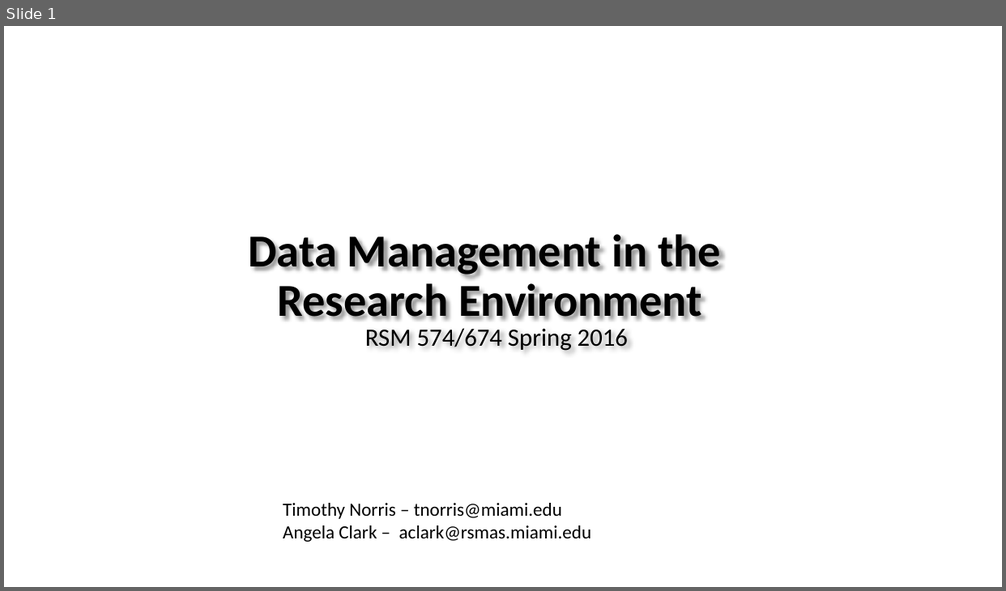
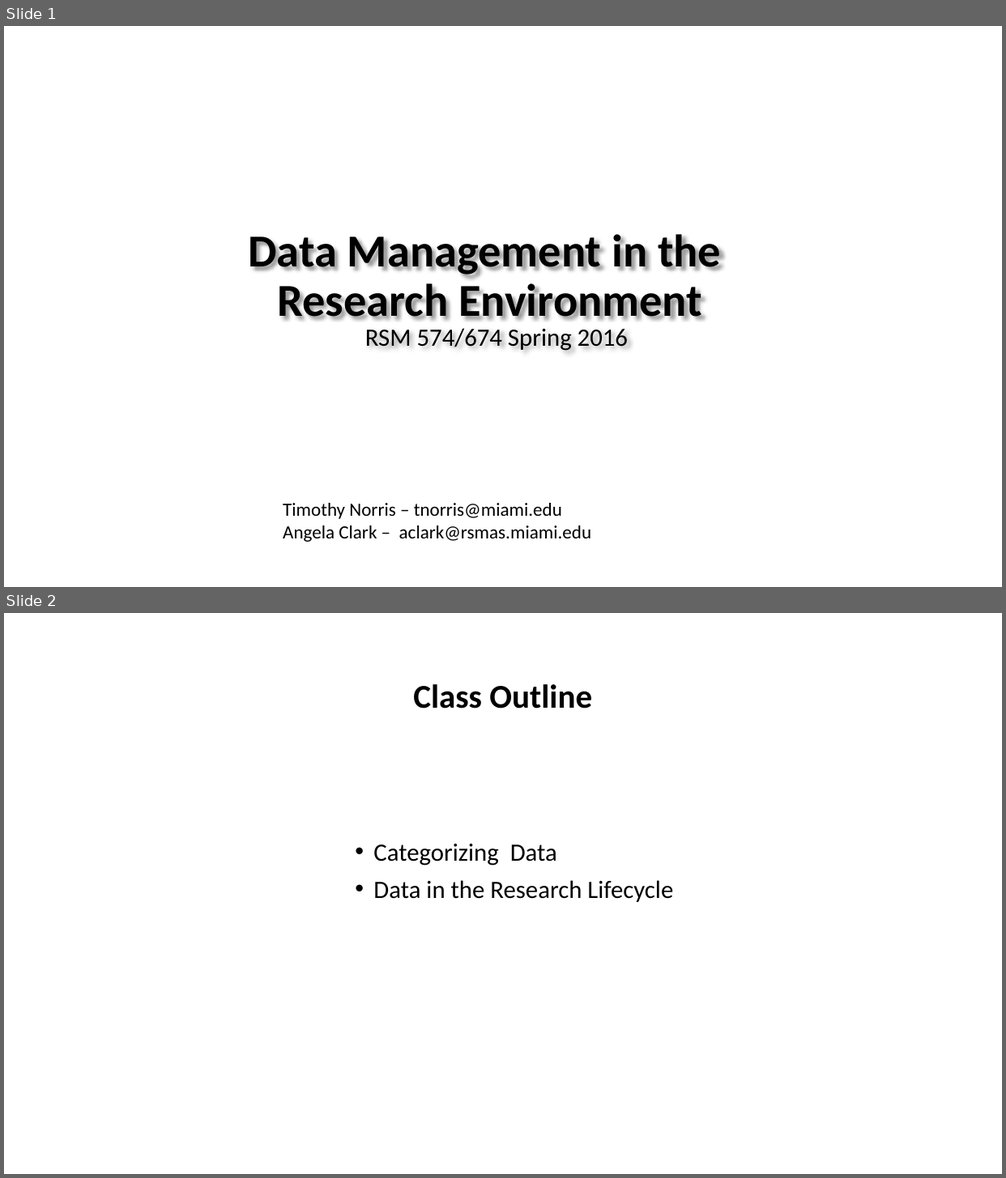
Before and after one commit to tibbben/teaching.data.literacy, a slide deck: UM_DataManagementClass/Lessons/03/03_firstMeeting.pptx. Shown one above the other, each under a label of ours: slide 1 before the commit, slides 1 and 2 after it. The pictures are 1006x591 and 1006x1178 pixels, drawn with LibreOffice and Linux fonts; fonts in the diff are those of the drawing; background and template pictures are left out. Boxes give left, top, right and bottom in pixels: in the first picture for what was removed or moved away, otherwise in the second. Text is boxed around its words. In the diff, an @@ line names an element or a change of style, - is before the commit and + after.

```diff
--- a/UM_DataManagementClass/Lessons/03/03_firstMeeting.pptx
+++ b/UM_DataManagementClass/Lessons/03/03_firstMeeting.pptx
@@ slide 2 added at <box>4,613,1002,1174</box>, background #FFFFFF @@
@@ title added at <box>413,684,592,709</box>, 32 pt, text #000000, bold @@
+Class Outline
@@ text added at <box>373,844,673,902</box>, 24 pt, text #000000 @@
+• Categorizing Data
+• Data in the Research Lifecycle
```
Also in this commit, not shown: 3 slides changed, 2 other slides added, 1 other file.
